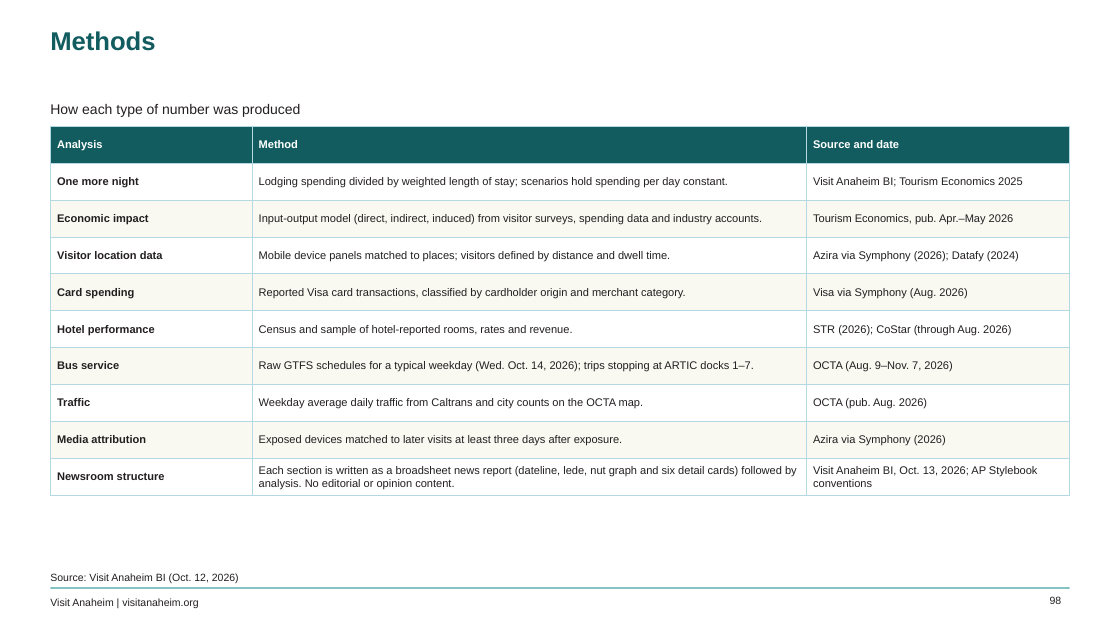
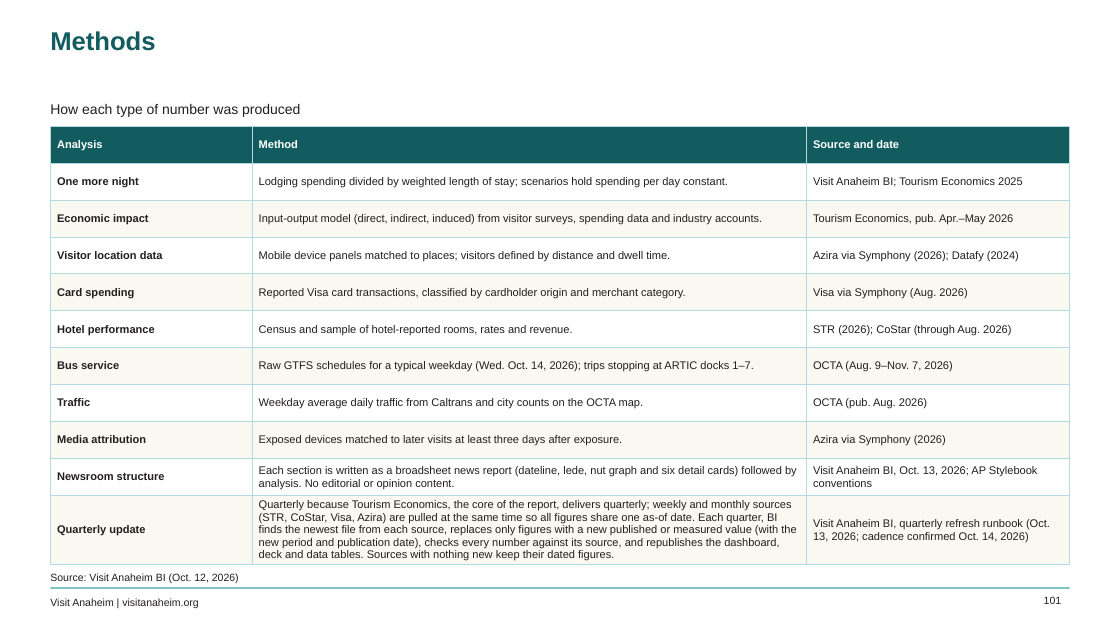
Before and after one commit to bi-visitanaheim/oc-vibe-insights, a slide deck: slide 101 of pipeline/OC_Vibe_Insights.pptx (slide 98 before the commit). Drawn at 1120x630 pixels with LibreOffice and Linux fonts; fonts in the diff are those of the drawing; background and template pictures are left out. Boxes give left, top, right and bottom in pixels: in the first picture for what was removed or moved away, otherwise in the second. Text is boxed around its words. In the diff, an @@ line names an element or a change of style, - is before the commit and + after.

```diff
--- a/pipeline/OC_Vibe_Insights.pptx
+++ b/pipeline/OC_Vibe_Insights.pptx
@@ table at box(50, 126, 1070, 565) @@
+row 11: Quarterly update | Quarterly because Tourism Economics, the core of the report, delivers quarterly; weekly and monthly sources (STR, CoStar, Visa, Azira) are pulled at the same time so all figures share one as-of date. Each quarter, BI finds the newest file from each source, replaces only figures with a new published or measured value (with the new period and publication date), checks every number against its source, and republishes the dashboard, deck and data tables. Sources with nothing new keep their dated figures. | Visit Anaheim BI, quarterly refresh runbook (Oct. 13, 2026; cadence confirmed Oct. 14, 2026)
@@ page number at box(1044, 596, 1062, 604): text changed @@
-98
+101
```
Also in this commit, not shown: 15 other slides changed, 3 slides added, 20 other files.
